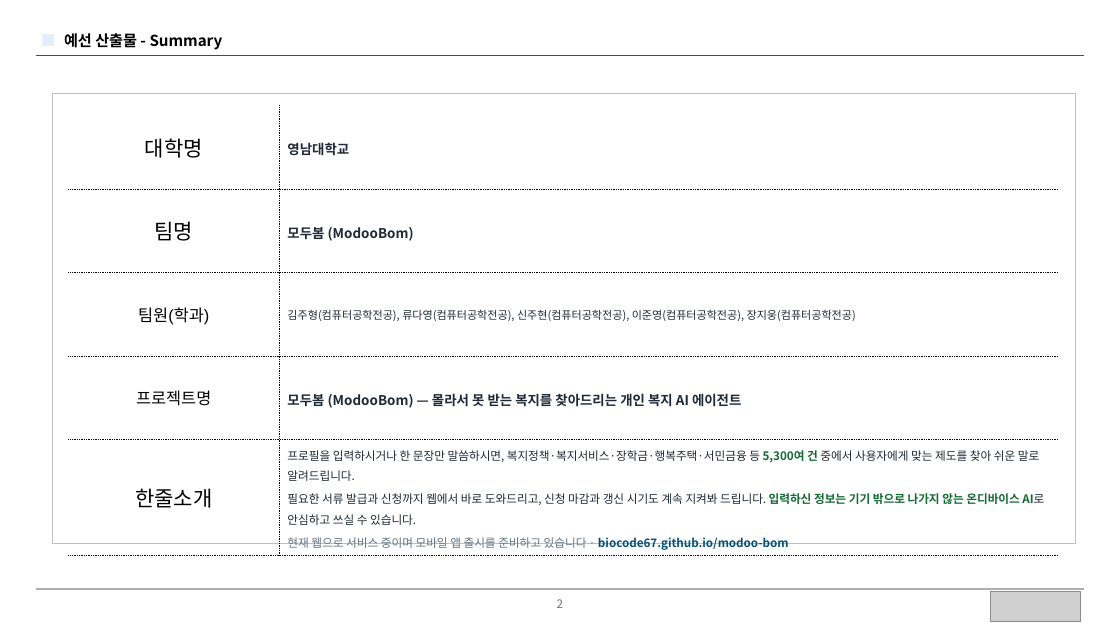
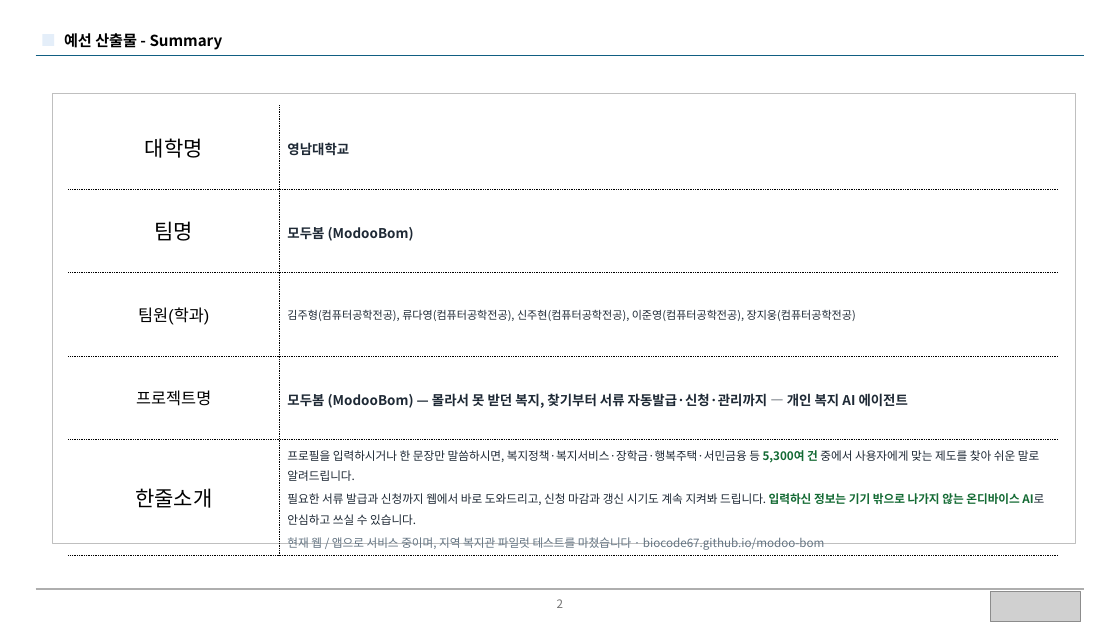
Before and after one commit to BioCode67/modoo-bom, a slide deck: slide 2 of docs/제출/모두봄-예선기획서-14p.pptx. Drawn at 1120x630 pixels with LibreOffice and Linux fonts; fonts in the diff are those of the drawing; grey boxes stand for pictures. Boxes give left, top, right and bottom in pixels: in the first picture for what was removed or moved away, otherwise in the second. Text is boxed around its words. In the diff, an @@ line names an element or a change of style, - is before the commit and + after.

Commit message:
docs(기획서): 표지 태그라인 '서류 자동발급·신청·관리' 반영 + 팀명·대학명 가운데정렬 + 한줄소개 웹/앱·복지관 파일럿 최신화

```diff
--- a/docs/제출/모두봄-예선기획서-14p.pptx
+++ b/docs/제출/모두봄-예선기획서-14p.pptx
@@ table at (68, 105, 1059, 554) @@
-row 4, column 2: 모두봄 (ModooBom) — 몰라서 못 받는 복지를 찾아드리는 개인 복지 AI 에이전트
+row 4, column 2: 모두봄 (ModooBom) — 몰라서 못 받던 복지, 찾기부터 서류 자동발급·신청·관리까지 — 개인 복지 AI 에이전트
-row 5, column 2: 프로필을 입력하시거나 한 문장만 말씀하시면, 복지정책·복지서비스·장학금·행복주택·서민금융 등 5,300여 건 중에서 사용자에게 맞는 제도를 찾아 쉬운 말로 알려드립니다. / 필요한 서류 발급과 신청까지 웹에서 바로 도와드리고, 신청 마감과 갱신 시기도 계속 지켜봐 드립니다. 입력하신 정보는 기기 밖으로 나가지 않는 온디바이스 AI로 안심하고 쓰실 수 있습니다. / 현재 웹으로 서비스 중이며 모바일 앱 출시를 준비하고 있습니다 · biocode67.github.io/modoo-bom
+row 5, column 2: 프로필을 입력하시거나 한 문장만 말씀하시면, 복지정책·복지서비스·장학금·행복주택·서민금융 등 5,300여 건 중에서 사용자에게 맞는 제도를 찾아 쉬운 말로 알려드립니다. / 필요한 서류 발급과 신청까지 웹에서 바로 도와드리고, 신청 마감과 갱신 시기도 계속 지켜봐 드립니다. 입력하신 정보는 기기 밖으로 나가지 않는 온디바이스 AI로 안심하고 쓰실 수 있습니다. / 현재 웹 / 앱으로 서비스 중이며, 지역 복지관 파일럿 테스트를 마쳤습니다 · biocode67.github.io/modoo-bom
```
Also in this commit, not shown: 1 other slide changed, 1 other file.
